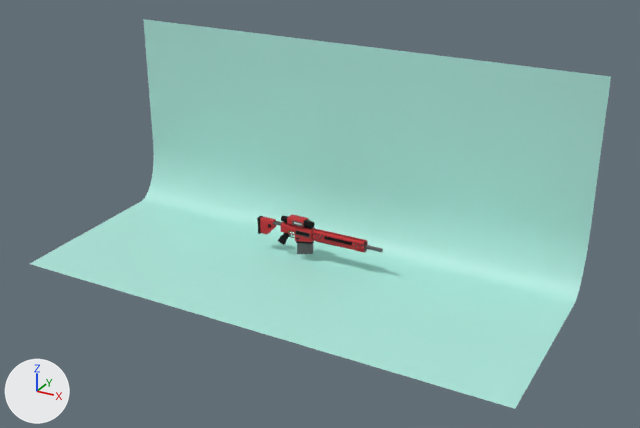
What one commit did to the Blender file Blender Files/Guns/Sniper.blend.
Before and after are seen from a camera (50 mm lens) standing at (69.7, -111.0, 54.5) and looking at (11.6, -5.5, 1.8). Every picture has the same lights, and +X, +Y and +Z are marked at lower left.
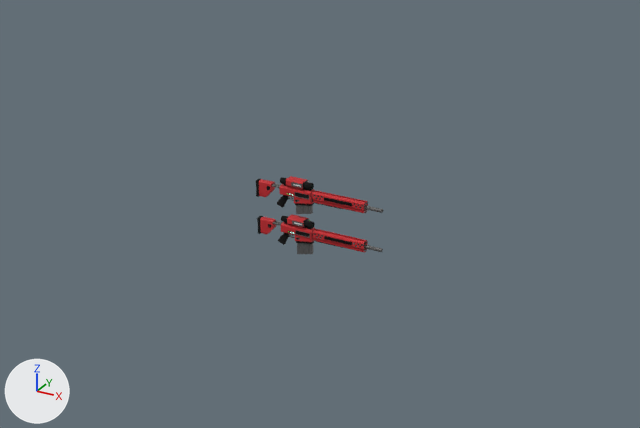
Boxes [x1, y1, x2, y2] around the edits, measured in the pictures (640 x 428 px):
'Plane', deleted (cyan)
    before: [30, 19, 611, 409]
'Sniper', added (red)
    after: [256, 176, 383, 213]
    faces in mat_material_012 (red #c5252c): [259, 176, 368, 213]
    faces in mat_material_011 (black #000000): [256, 177, 352, 209]
    faces in mat_material_010 (dark grey #565656): [271, 180, 383, 213]
'Sniper_Mag', added
    after: [296, 205, 313, 214]

The change, as a list of edits to the scene's bpy script:
```text
Add mat_material_012:
    mat_material_012 = principled_material('Material.012')
    mat_material_012.base_color = (0.559, 0.0189, 0.0254)  # red #c5252c
    mat_material_012.metallic = 0.068
    mat_material_012.roughness = 0.686
    mat_material_012.sheen_weight = 0.0072
Add mat_material_009:
    mat_material_009 = emission_material('Material.009')
    mat_material_009.base_color = (0.478, 1.0, 0.861)  # cyan #b8ffef
    mat_material_009.strength = 1.9
Add mat_material_005:
    mat_material_005 = principled_material('Material.005')
    mat_material_005.base_color = (0.8, 0.8, 0.8)  # white #e7e7e7
    mat_material_005.roughness = 0.4
Add mat_material_008:
    mat_material_008 = emission_material('Material.008')
    mat_material_008.base_color = (0.281, 1.0, 0.0703)  # green #90ff4b
    mat_material_008.strength = 0.8
Add mat_material_011:
    mat_material_011 = principled_material('Material.011')
    mat_material_011.base_color = (0.0, 0.0, 0.0)  # black #000000
    mat_material_011.roughness = 1.0
Add mat_material_010:
    mat_material_010 = principled_material('Material.010')
    mat_material_010.base_color = (0.0929, 0.0929, 0.0929)  # dark grey #565656
Add me_cube_050:
    me_cube_050.from_pydata(...)  # 4275 vertices, 2943 faces; spans x -7.5..26.4, y -1.5..1.4, z -1.8..6.2
    me_cube_050.polygons.foreach_set('use_smooth', [True] * 2943)
    # faces by material slot: [213, 1571, 1152, 1, 4, 2]
    me_cube_050.materials.append(mat_material_012)  # red #c5252c
    me_cube_050.materials.append(mat_material_011)  # black #000000
    me_cube_050.materials.append(mat_material_010)  # dark grey #565656
    me_cube_050.materials.append(mat_material_005)  # its picture is missing
    me_cube_050.materials.append(mat_material_009)  # cyan #b8ffef
    me_cube_050.materials.append(mat_material_008)  # green #90ff4b
Add me_cube_058:
    me_cube_058.from_pydata(...)  # 148 vertices, 78 faces; spans x -1.0..1.0, y -1.0..1.0, z -1.0..1.0
    me_cube_058.materials.append(mat_material_010)  # dark grey #565656
Remove ob_plane:
    ob_plane = bpy.data.objects.new('Plane', me_plane_002)
    ob_plane.location = (7.4, 11.0, 6.9)
    ob_plane.rotation_euler = (1.571, 0.0, 0.0)  # degrees (90, 0, 0)
    ob_plane.scale = (0.773, 1.0, 1.0)
    _m = ob_plane.modifiers.new('Bevel', 'BEVEL')
    _m.width = 1.154
    _m.width_pct = 1.154
    _m.segments = 3
    _m.use_clamp_overlap = False
    _m.profile = 0.7
    _m.miter_outer = 'MITER_ARC'
Add ob_sniper:
    ob_sniper = bpy.data.objects.new('Sniper', me_cube_050)
    ob_sniper.location = (2.0, 0.0, 0.0)
    ob_sniper.scale = (0.651, 0.651, 0.651)
    _m = ob_sniper.modifiers.new('Bevel', 'BEVEL')
    _m.width = 0.027
    _m.width_pct = 0.027
    _m.segments = 3
    _m.use_clamp_overlap = False
    _m.profile = 0.7
    _m.miter_outer = 'MITER_ARC'
Add ob_sniper_mag:
    ob_sniper_mag = bpy.data.objects.new('Sniper_Mag', me_cube_058)
    ob_sniper_mag.parent = ob_sniper
    ob_sniper_mag.matrix_parent_inverse = Matrix(((1.536, 0.0, 0.0, 0.0), (0.0, 1.536, 0.0, 0.0), (0.0, 0.0, 1.536, 0.0), (0.0, 0.0, 0.0, 1.0)))
    ob_sniper_mag.location = (3.817, -0.0342, -0.277)
    ob_sniper_mag.scale = (1.36, 0.267, 1.51)
```
